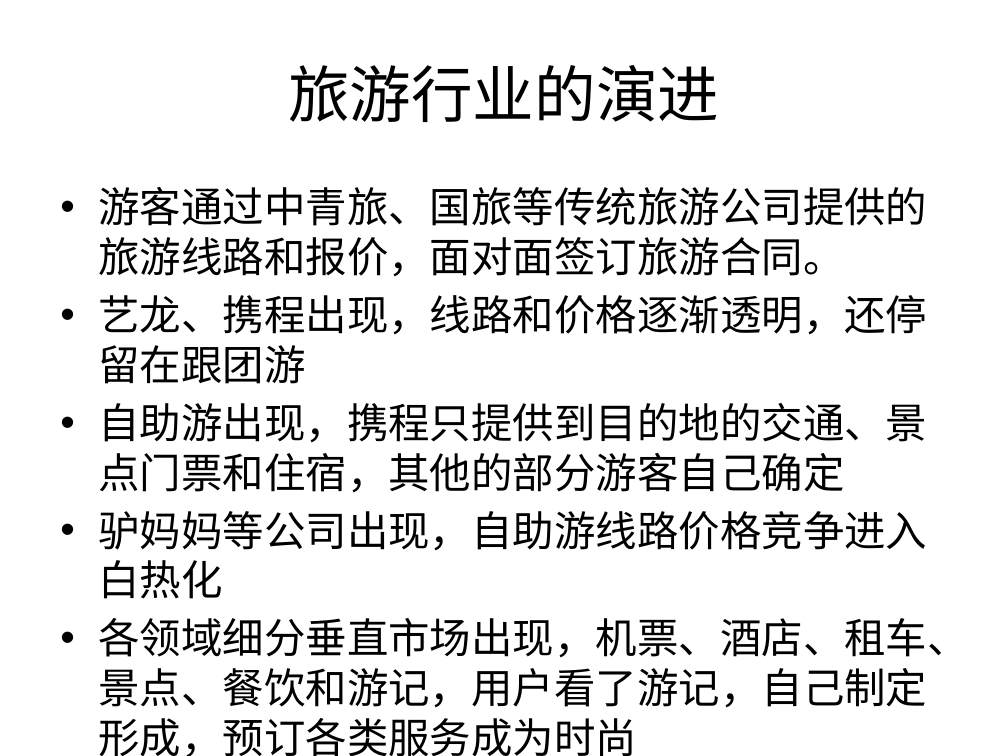
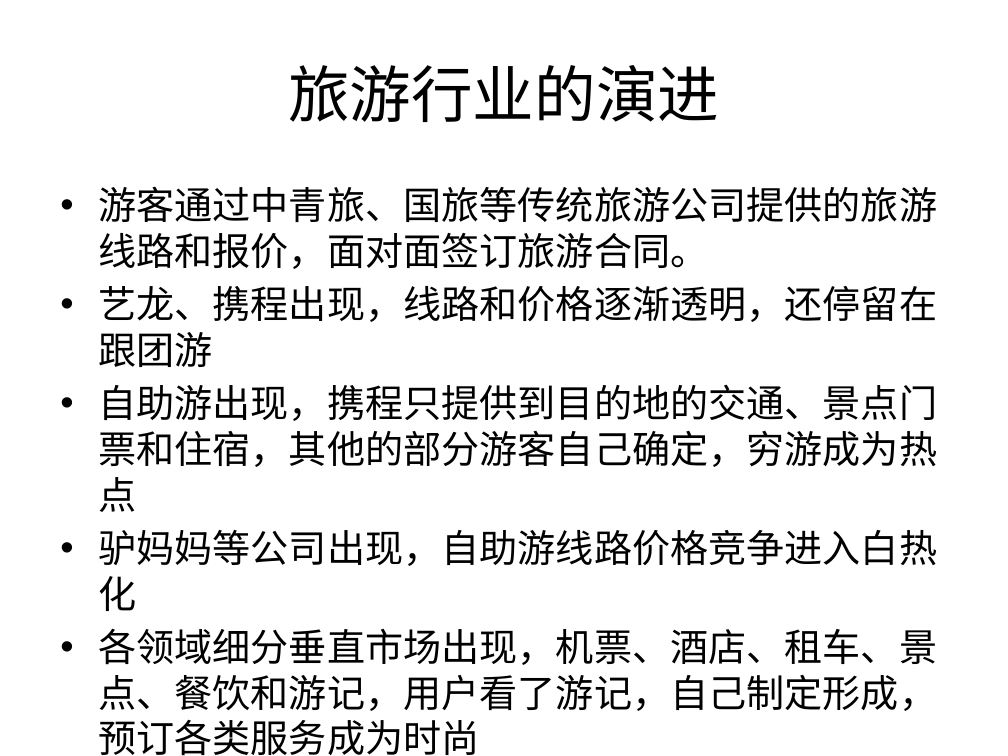
Before and after one commit to Yourtour/yt, a slide deck: slide 6 of yourtour/documents/business/YourTour BP 3.0-合作.pptx. Drawn at 1008x756 pixels with LibreOffice and Linux fonts; fonts in the diff are those of the drawing. Boxes give left, top, right and bottom in pixels: in the first picture for what was removed or moved away, otherwise in the second. Text is boxed around its words. In the diff, an @@ line names an element or a change of style, - is before the commit and + after.

```diff
--- a/yourtour/documents/business/YourTour BP 3.0-合作.pptx
+++ b/yourtour/documents/business/YourTour BP 3.0-合作.pptx
@@ text at <box>98,187,937,756</box>: size 29.6 to 27.2 pt in "游客通过中青旅、国旅等传统旅游公司提供的旅游线路和报价，面对面签订旅游合同。", "艺龙、携程出现，线路和价格逐渐透明，还停留在跟团游", "驴妈妈等公司出现，自助游线路价格竞争进入白热化", "各领域细分垂直市场出现，机票、酒店、租车、景点、餐饮和游记，用户看了游记，自己制定形成，预订各类服务成为时尚" @@
@@ text at <box>98,384,937,512</box>: text changed; size 29.6 to 27.2 pt @@
-• 自助游出现，携程只提供到目的地的交通、景点门票和住宿，其他的部分游客自己确定
+• 自助游出现，携程只提供到目的地的交通、景点门票和住宿，其他的部分游客自己确定，穷游成为热点
```
Also in this commit, not shown: 4 other slides changed, 6 slides added, 7 other files.
